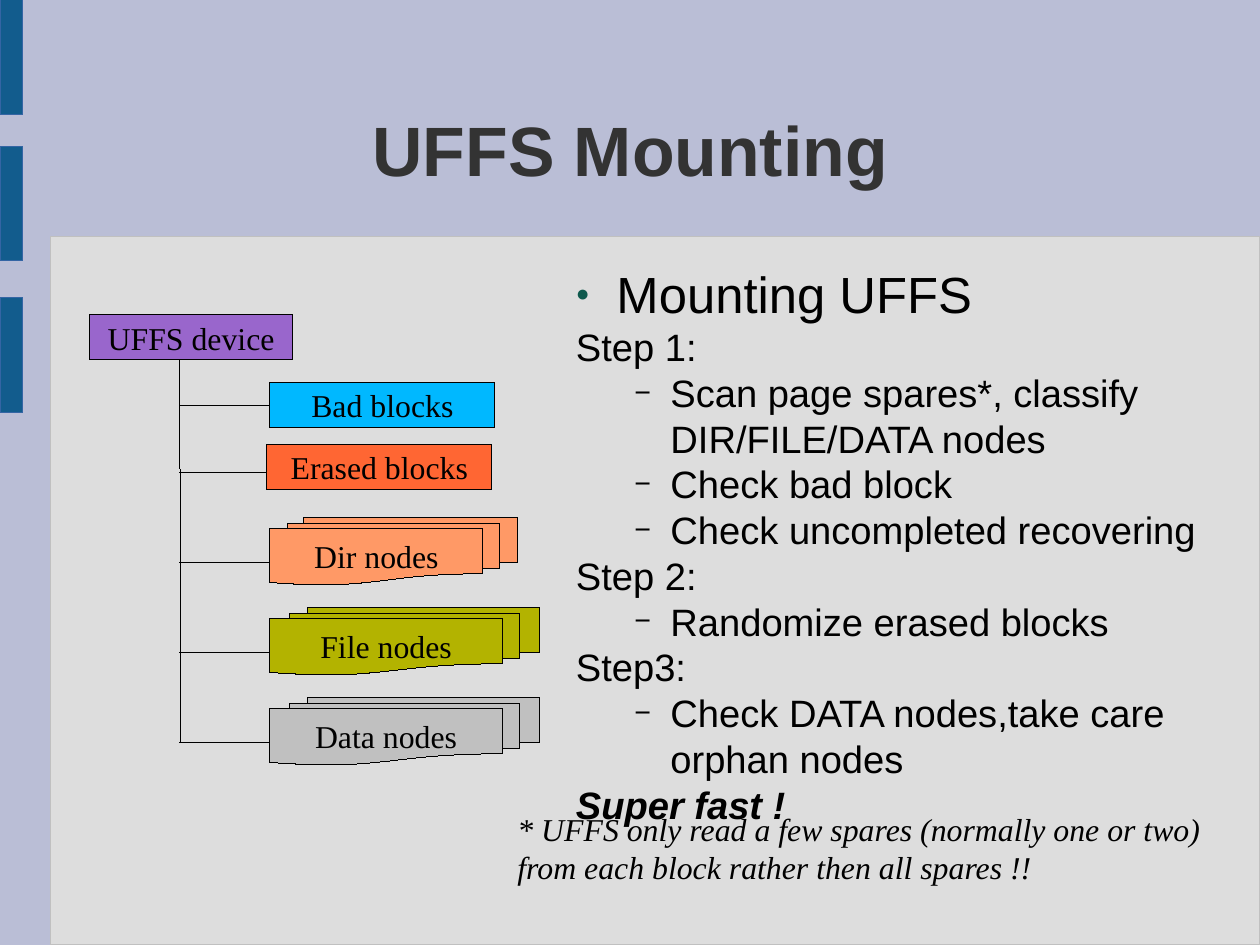
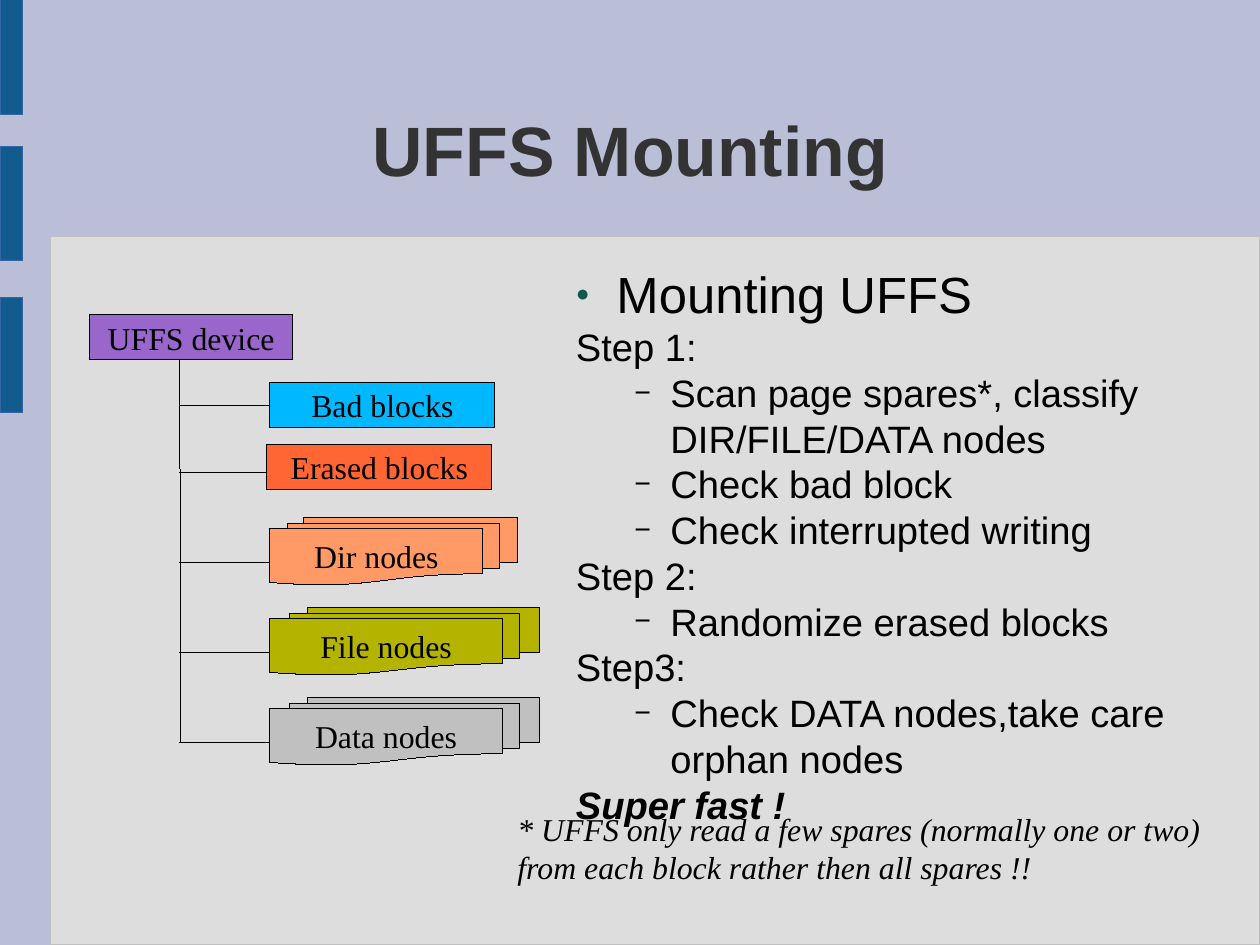
Before and after one commit to rickyzheng/uffs, a slide deck: slide 13 of doc/Understanding-UFFS.odp. Drawn at 1260x945 pixels with LibreOffice and Linux fonts; fonts in the diff are those of the drawing. Boxes give left, top, right and bottom in pixels: in the first picture for what was removed or moved away, otherwise in the second. Text is boxed around its words. In the diff, an @@ line names an element or a change of style, - is before the commit and + after.

```diff
--- a/doc/Understanding-UFFS.odp
+++ b/doc/Understanding-UFFS.odp
@@ text at [670,516,1092,552]: text changed @@
-  − Check uncompleted recovering
+  − Check interrupted writing
```
Also in this commit, not shown: 4 other slides changed, 1 other file.
